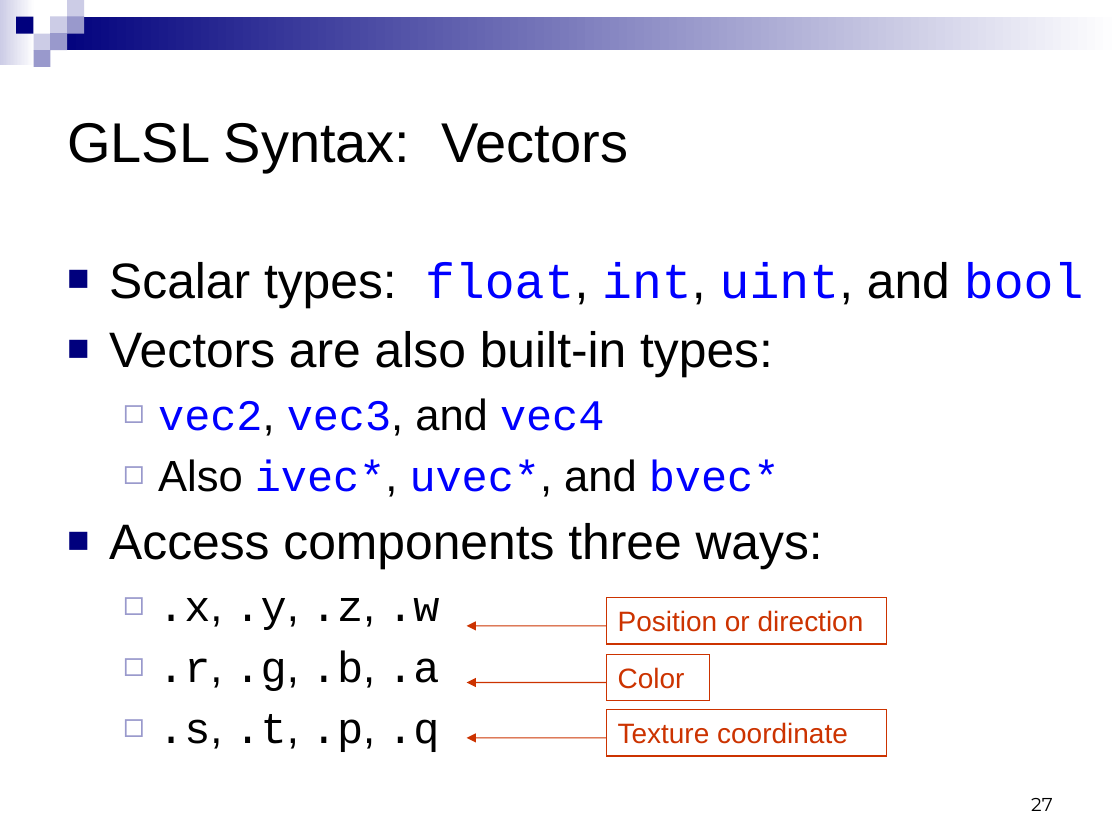
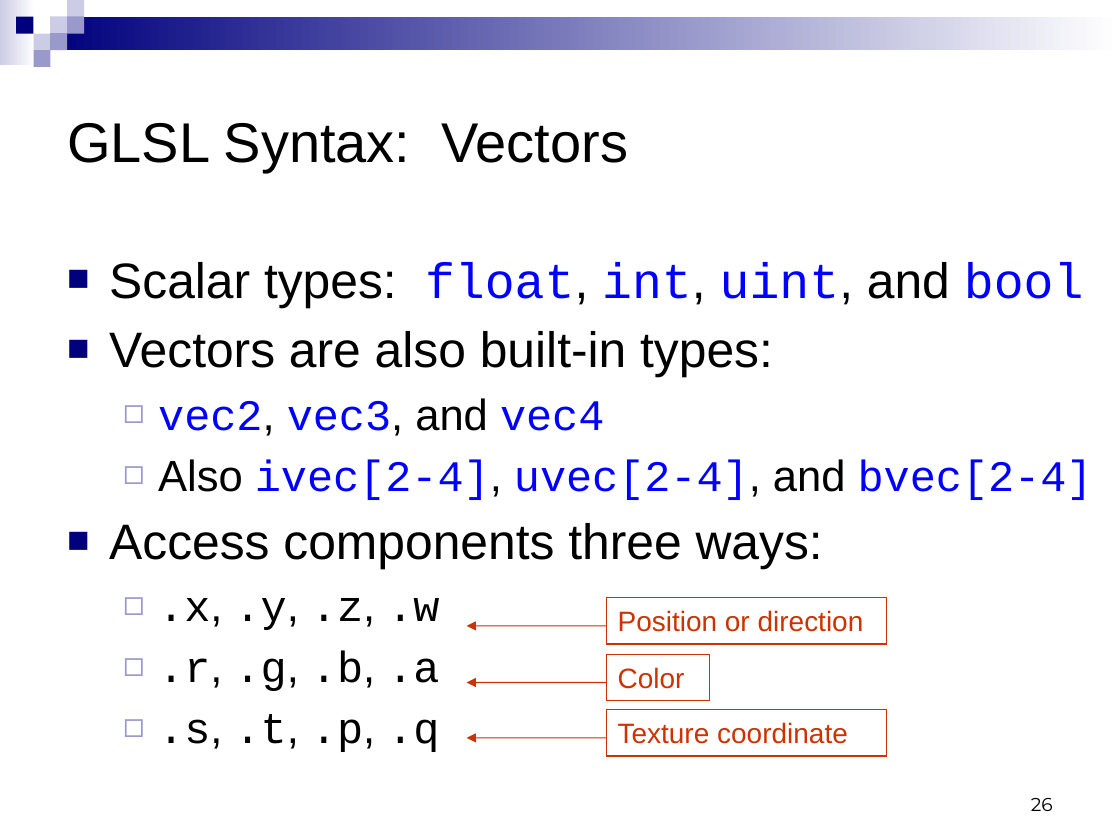
Before and after one commit to CIS565-Fall-2012/cis565-fall-2012.github.com, a slide deck: slide 26 of lectures/11-01-GLSL-Introduction.pptx (slide 27 before the commit). Drawn at 1120x840 pixels with LibreOffice and Linux fonts; fonts in the diff are those of the drawing. Boxes give left, top, right and bottom in pixels: in the first picture for what was removed or moved away, otherwise in the second. Text is boxed around its words. In the diff, an @@ line names an element or a change of style, - is before the commit and + after.

```diff
--- a/lectures/11-01-GLSL-Introduction.pptx
+++ b/lectures/11-01-GLSL-Introduction.pptx
@@ text at (x1=158, y1=459, x2=1093, y2=500): text changed @@
-  ◻ Also ivec*, uvec*, and bvec*
+  ◻ Also ivec[2-4], uvec[2-4], and bvec[2-4]
@@ page number at (x1=1031, y1=798, x2=1053, y2=811): text changed @@
-27
+26
```
Also in this commit, not shown: 1 slide removed, 1 other file.
